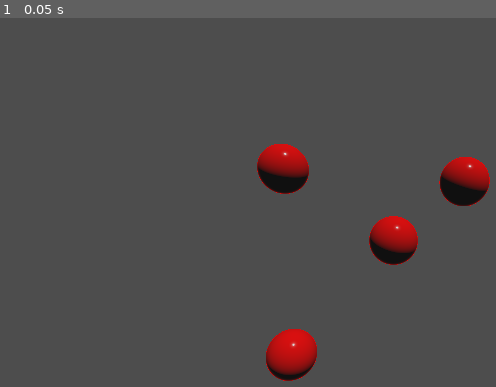
Above: before the commit, frame 1.
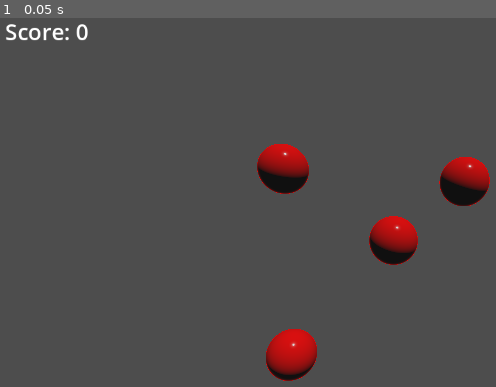
Above: after the commit, the same moment.

Repository: Truperton/Godot-4-Mini-Projects
Game: Godot game, scene res://Balloon Popper/Balloon Popper.tscn
The game is run twice, just before and just after one commit, with the same random seed, the same clock (stepped at 60 frames per second) and the same inputs. The project has no main scene, so this scene is started directly.
Inputs:
- Up to frame 1 (0.05 s): no input

The runs differ from the first frame. In frame 1, 0.3% of the frame differs, in the area x 1-18%, y 1-7%.

Commit message:
Completed "Balloon Popper - Part 4" from the course.
For this lesson we added @export properties to variables to allow for them to be changed in editor without changing the scripts. We also linked a label to the balloon manager to display a score.

Diff:
--- a/Balloon Popper/Balloon Popper.tscn
+++ b/Balloon Popper/Balloon Popper.tscn
@@ -1,10 +1,14 @@
-[gd_scene load_steps=3 format=3 uid="uid://o33leroe6sw3"]
+[gd_scene load_steps=4 format=3 uid="uid://o33leroe6sw3"]
 
 [ext_resource type="Script" path="res://Balloon Popper/Scripts/balloon manager.gd" id="1_kihwn"]
 [ext_resource type="PackedScene" uid="uid://te0ae7iolut8" path="res://Balloon Popper/Prefabs/Balloon.tscn" id="2_nfbgb"]
 
-[node name="Root" type="Node3D"]
+[sub_resource type="LabelSettings" id="LabelSettings_sm54n"]
+font_size = 32
+
+[node name="Root" type="Node3D" node_paths=PackedStringArray("score_text")]
 script = ExtResource("1_kihwn")
+score_text = NodePath("ScoreText")
 
 [node name="Balloon" parent="." instance=ExtResource("2_nfbgb")]
 
@@ -23,3 +27,10 @@
 
 [node name="DirectionalLight3D" type="DirectionalLight3D" parent="."]
 transform = Transform3D(0.433013, 0.866025, 0.25, -0.5, -2.18557e-08, 0.866025, 0.75, -0.5, 0.433013, 0, 10, 0)
+
+[node name="ScoreText" type="Label" parent="."]
+offset_left = 16.0
+offset_right = 183.0
+offset_bottom = 71.0
+text = "Score: 0"
+label_settings = SubResource("LabelSettings_sm54n")
--- a/Balloon Popper/Scripts/balloon manager.gd
+++ b/Balloon Popper/Scripts/balloon manager.gd
@@ -1,7 +1,9 @@
 extends Node
 
 var score : int = 0
+@export var score_text : Label
 
 func increase_score(amount):
 	score += amount
+	score_text.text = str("Score: ", score)
 	print(score)
--- a/Balloon Popper/Scripts/balloon.gd
+++ b/Balloon Popper/Scripts/balloon.gd
@@ -1,8 +1,8 @@
 extends Area3D
 
-var clicks_to_pop : int = 3
-var size_increase : float = 0.2
-var score_to_give : int = 1
+@export var clicks_to_pop : int = 5
+@export var size_increase : float = 0.2
+@export var score_to_give : int = 1
 
 
 func _on_input_event(camera: Node, event: InputEvent, event_position: Vector3, normal: Vector3, shape_idx: int) -> void:
